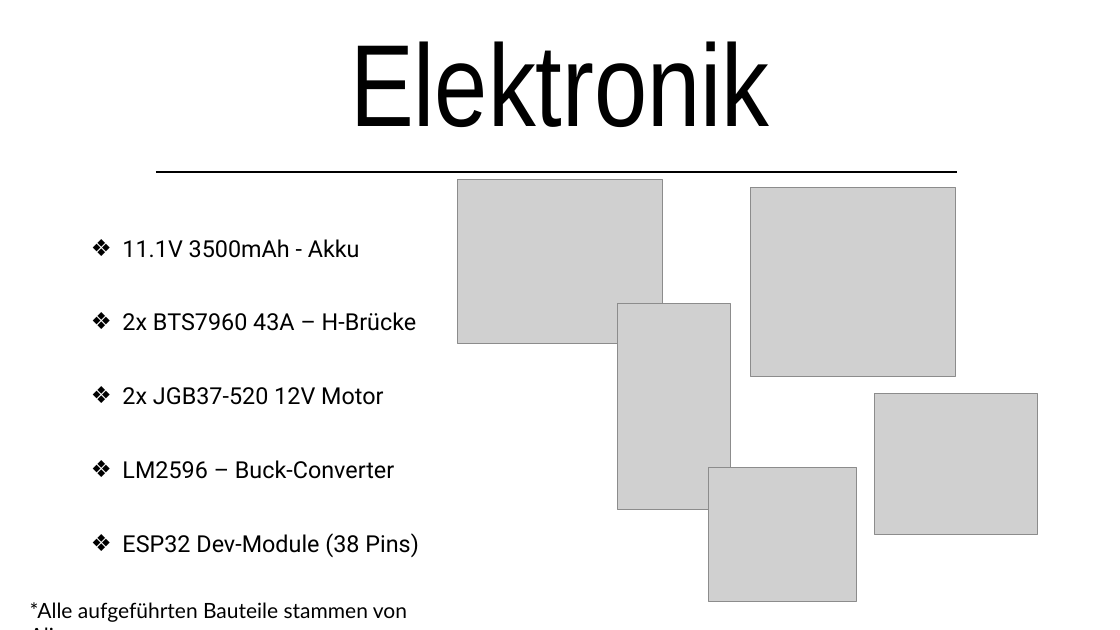
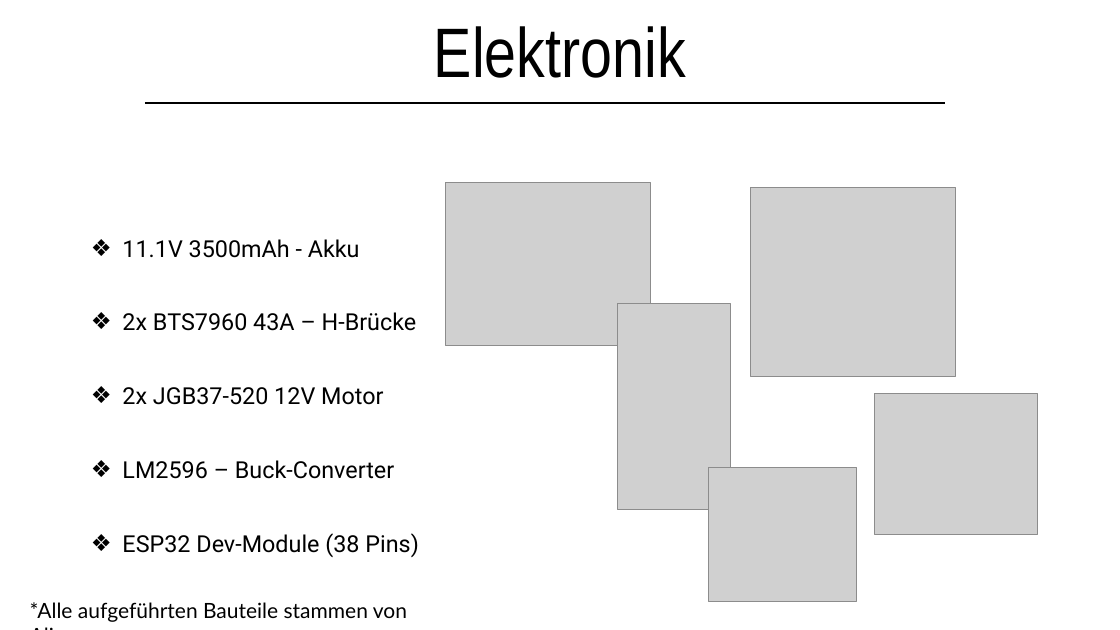
Before and after one commit to lsswchmnn/tank, a slide deck: slide 10 of Präsentation/Kettenfahrzeug.pptx (slide 6 before the commit). Drawn at 1120x630 pixels with LibreOffice and Linux fonts; fonts in the diff are those of the drawing; grey boxes stand for pictures. Boxes give left, top, right and bottom in pixels: in the first picture for what was removed or moved away, otherwise in the second. Text is boxed around its words. In the diff, an @@ line names an element or a change of style, - is before the commit and + after.

```diff
--- a/Präsentation/Kettenfahrzeug.pptx
+++ b/Präsentation/Kettenfahrzeug.pptx
@@ title "Elektronik": place and size @@
-title "Elektronik" at bbox=[350, 41, 770, 127]
+title "Elektronik" at bbox=[434, 26, 686, 78]
@@ title "Elektronik" at bbox=[434, 26, 686, 78]: size 100 to 60 pt @@
@@ line moved from (156, 172) - (957, 172) to (145, 103) - (945, 103) @@
@@ picture: place and size @@
-picture at bbox=[458, 180, 663, 343]
+picture at bbox=[445, 182, 650, 345]
```
Also in this commit, not shown: 2 other slides changed, 5 slides added, 1 slide removed, 2 other files.
